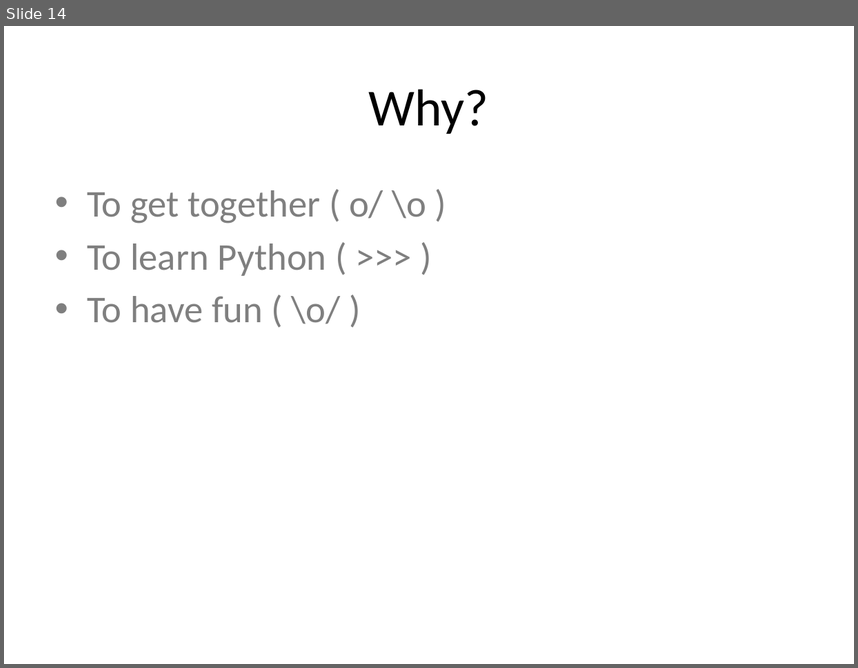
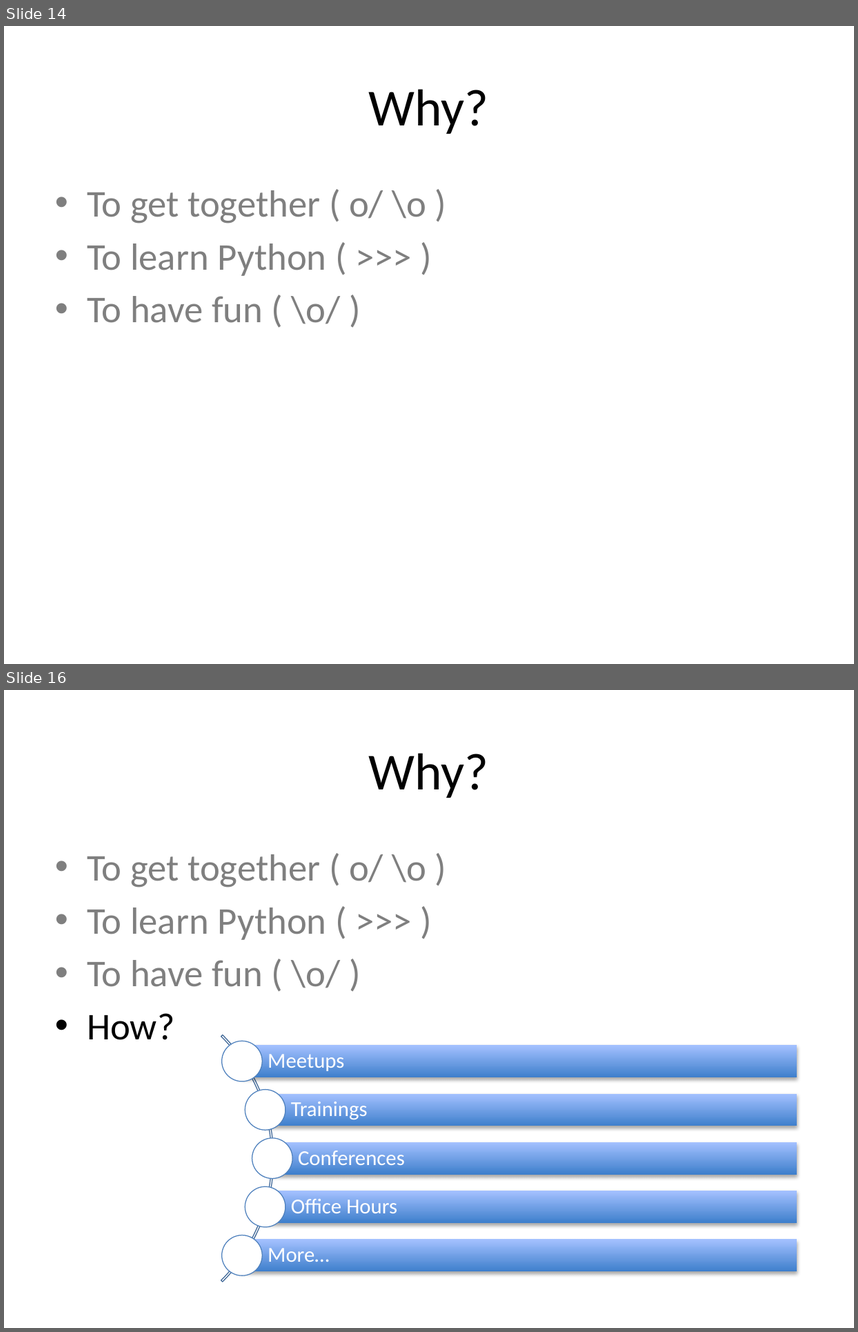
Before and after one commit to DCPython/generic-meetup-slides, a slide deck: DC Python Generic Meetup Slides.pptx. Shown one above the other, each under a label of ours: slide 14 before the commit, slides 14 and 16 after it; the slides between them are not shown. The pictures are 858x668 and 858x1332 pixels, drawn with LibreOffice and Linux fonts; fonts in the diff are those of the drawing. Boxes give left, top, right and bottom in pixels: in the first picture for what was removed or moved away, otherwise in the second. Text is boxed around its words. In the diff, an @@ line names an element or a change of style, - is before the commit and + after.

Commit message:
Save

```diff
--- a/DC Python Generic Meetup Slides.pptx
+++ b/DC Python Generic Meetup Slides.pptx
@@ slide 16 added at (4, 690, 854, 1328), background #FFFFFF @@
@@ title added at (369, 753, 489, 798), 44 pt, text #000000 @@
+Why?
@@ text added at (87, 854, 426, 1040), 32 pt, text #7F7F7F @@
+• To get together ( o/ \o )
+• To learn Python ( >>> )
+• To have fun ( \o/ )
+• How?
@@ group added at (4, 983, 797, 1328): 5 rectangles, 5 texts, 5 ellipses, 1 arch (boxed as its full ring) @@
+Meetups
+Trainings
+Conferences
+Office Hours
+More…
```
Also in this commit, not shown: 5 other slides added, 4 slides removed.
